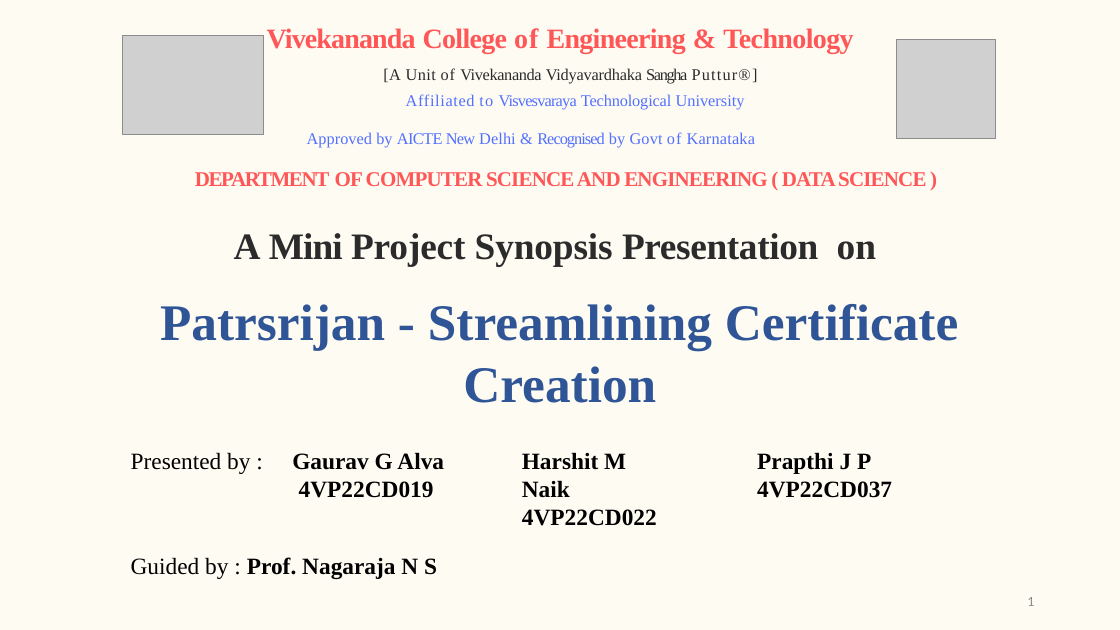
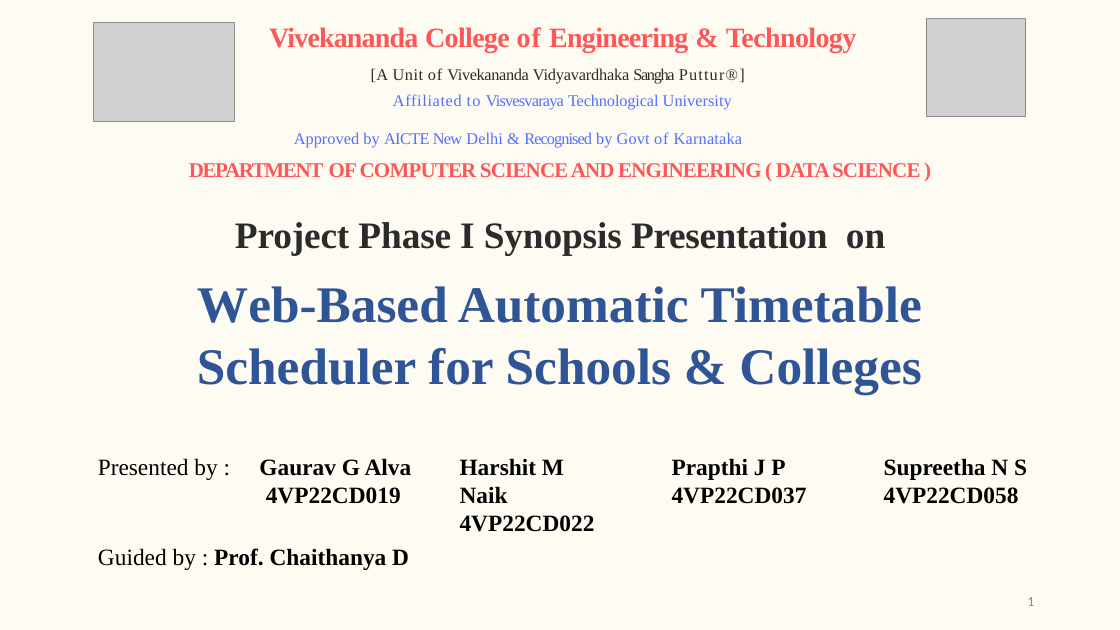
Before and after one commit to s-saanvi/Collection, a slide deck: slide 1 of Synopsis/Synopsis Presentation.pptx. Drawn at 1120x630 pixels with LibreOffice and Linux fonts; fonts in the diff are those of the drawing; grey boxes stand for pictures. Boxes give left, top, right and bottom in pixels: in the first picture for what was removed or moved away, otherwise in the second. Text is boxed around its words. In the diff, an @@ line names an element or a change of style, - is before the commit and + after.

```diff
--- a/Synopsis/Synopsis Presentation.pptx
+++ b/Synopsis/Synopsis Presentation.pptx
@@ picture: place and size @@
-picture at (123,36,264,135)
+picture at (94,23,235,122)
@@ picture: place and size @@
-picture at (897,39,996,139)
+picture at (927,18,1026,117)
@@ text "[A Unit of Vivekananda Vidyavardhaka ...": place and size @@
-text "[A Unit of Vivekananda Vidyavardhaka ..." at (307,68,758,148)
+text "[A Unit of Vivekananda Vidyavardhaka ..." at (294,68,745,148)
@@ text "DEPARTMENT OF COMPUTER SCIENCE AND ...": place and size @@
-text "DEPARTMENT OF COMPUTER SCIENCE AND ..." at (195,172,926,186)
+text "DEPARTMENT OF COMPUTER SCIENCE AND ..." at (189,163,920,177)
@@ text "DEPARTMENT OF COMPUTER SCIENCE AND ..." at (189,163,920,177): alignment left to centre @@
@@ text at (235,222,885,255): text changed @@
-A Mini Project Synopsis Presentation on
+Project Phase I Synopsis Presentation on
@@ text at (197,286,922,394): text changed @@
-Patrsrijan - Streamlining Certificate Creation
+Web-Based Automatic Timetable Scheduler for Schools & Colleges
@@ text "Presented by : Gaurav G ...": place and size @@
-text "Presented by : Gaurav G ..." at (131,452,444,498)
+text "Presented by : Gaurav G ..." at (98,458,412,504)
@@ text "Harshit M Naik": place and size @@
-text "Harshit M Naik" at (522,452,657,526)
+text "Harshit M Naik" at (460,458,595,532)
@@ text "Prapthi J P": place and size @@
-text "Prapthi J P" at (757,452,892,498)
+text "Prapthi J P" at (672,458,807,504)
@@ text added at (884,458,1027,504), 20 pt, text #000000, bold @@
+Supreetha N S
+4VP22CD058
@@ text at (98,548,409,570): text changed @@
-Guided by : Prof. Nagaraja N S
+Guided by : Prof. Chaithanya D
```
Also in this commit, not shown: 13 other files.
